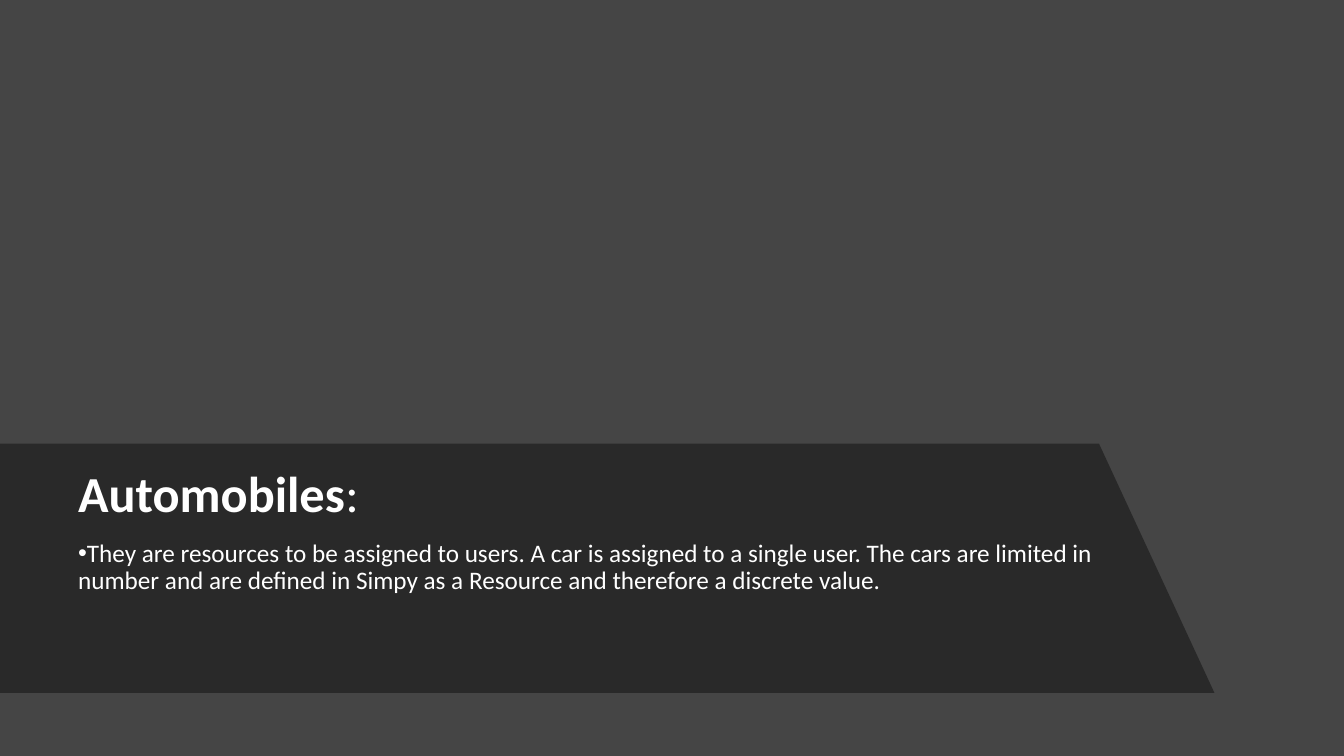
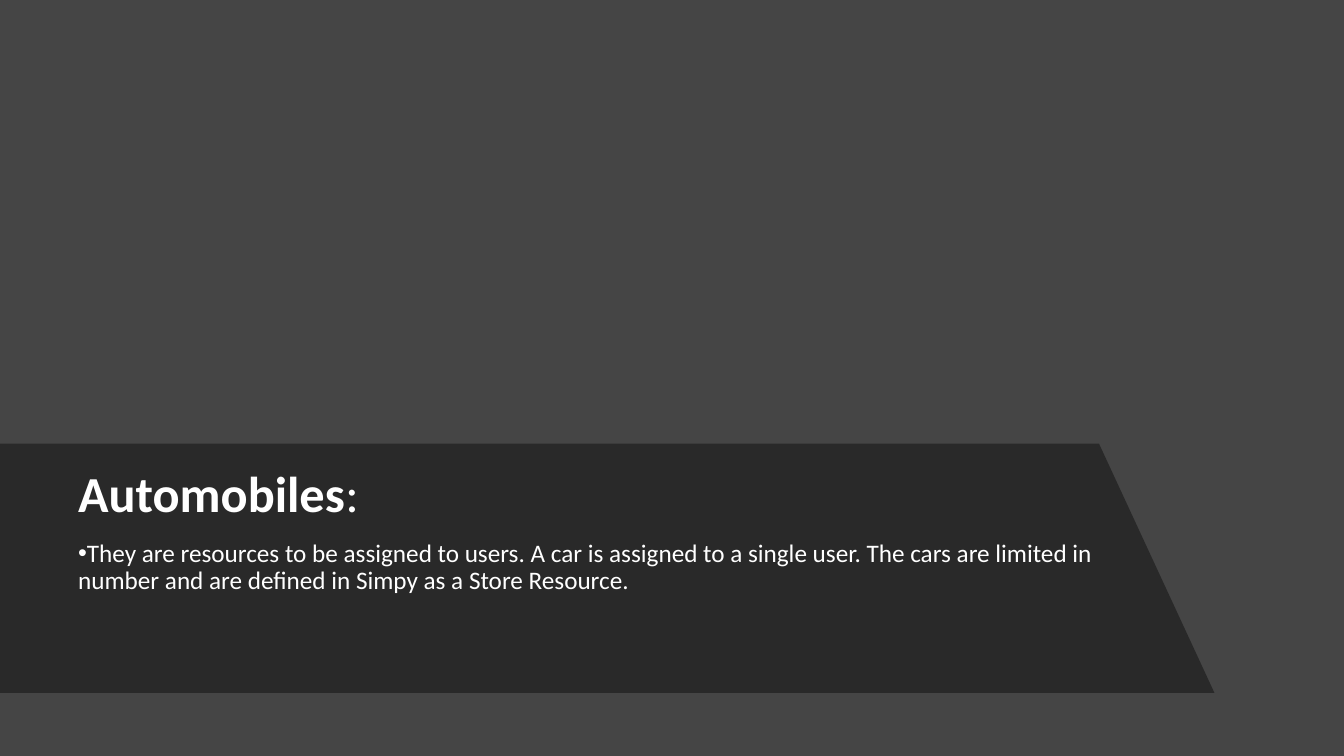
Before and after one commit to simone-rizzo/Car-sharing-model-simulation, a slide deck: slide 6 of Presentazione.pptx. Drawn at 1344x756 pixels with LibreOffice and Linux fonts; fonts in the diff are those of the drawing; background and template pictures are left out. Boxes give left, top, right and bottom in pixels: in the first picture for what was removed or moved away, otherwise in the second. Text is boxed around its words. In the diff, an @@ line names an element or a change of style, - is before the commit and + after.

```diff
--- a/Presentazione.pptx
+++ b/Presentazione.pptx
@@ text at (78, 544, 1091, 593): text changed @@
-• They are resources to be assigned to users. A car is assigned to a single user. The cars are limited in number and are defined in Simpy as a Resource and therefore a discrete value.
+• They are resources to be assigned to users. A car is assigned to a single user. The cars are limited in number and are defined in Simpy as a Store Resource.
```
Also in this commit, not shown: 1 other slide changed, 9 slides added, 12 other files.
